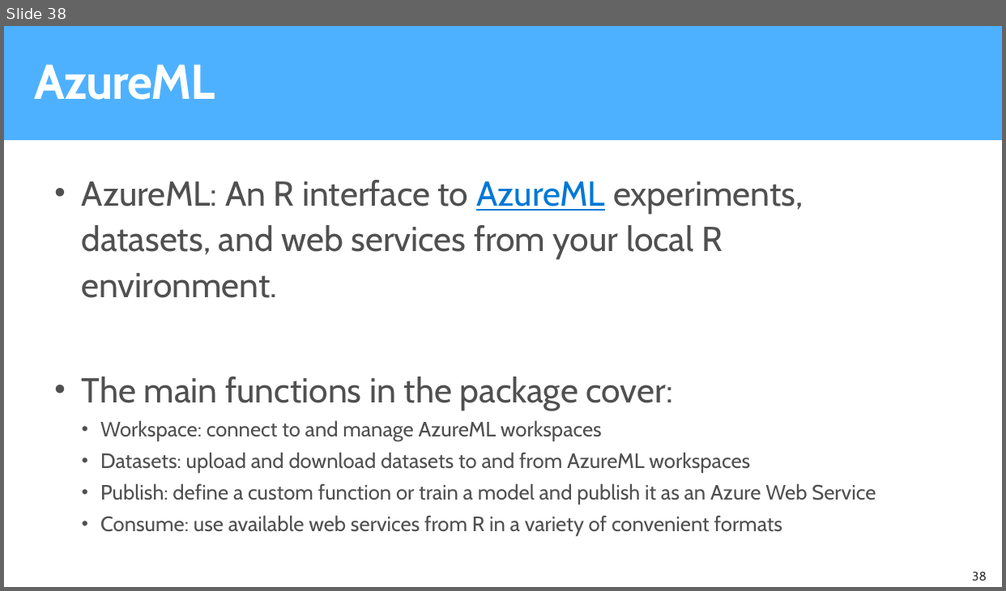
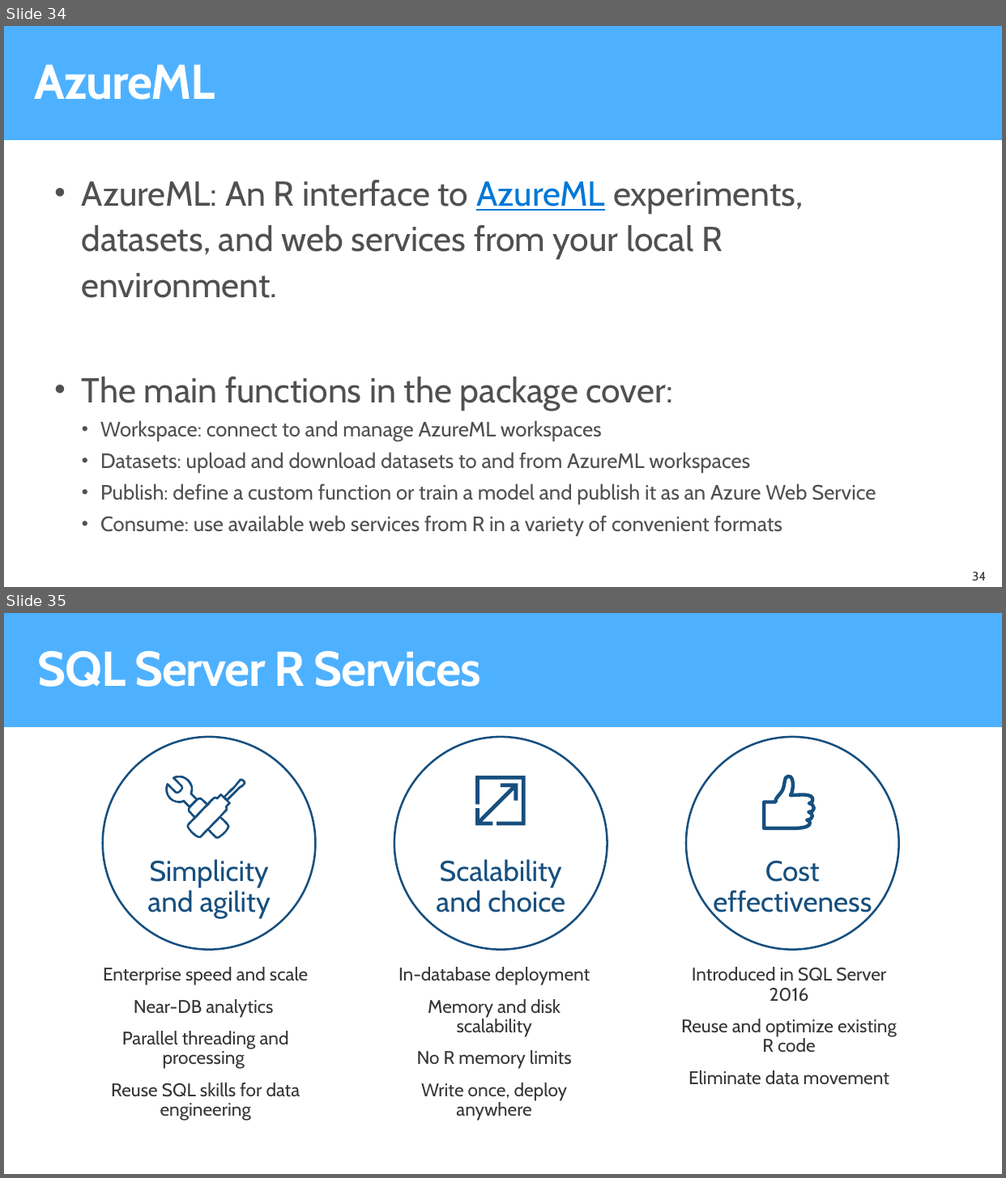
Before and after one commit to microsoft/AI-Immersion-Workshop, a slide deck: R server Tools for scaling R using Azure/docs/ToolsForScalingRUsingAzure.pptx. Shown one above the other, each under a label of ours: slide 38 before the commit, slides 34 and 35 after it. The pictures are 1006x591 and 1006x1178 pixels, drawn with LibreOffice and Linux fonts; fonts in the diff are those of the drawing; background and template pictures are left out. Boxes give left, top, right and bottom in pixels: in the first picture for what was removed or moved away, otherwise in the second. Text is boxed around its words. In the diff, an @@ line names an element or a change of style, - is before the commit and + after.

Commit message:
modified slides with more on SQL Server R Services and MRS

```diff
--- a/R server Tools for scaling R using Azure/docs/ToolsForScalingRUsingAzure.pptx
+++ b/R server Tools for scaling R using Azure/docs/ToolsForScalingRUsingAzure.pptx
@@ slide 35 added at box(4, 613, 1002, 1174), background #FFFFFF @@
@@ rectangle added at box(4, 613, 1002, 727), fill #4EB1FF @@
@@ title added at box(38, 651, 481, 687), 48 pt, text #FFFFFF, bold @@
+SQL Server R Services
@@ ellipse added at box(102, 737, 315, 950), outline #164F7E 2 pt, 28 pt, text #164F7E @@
+Simplicity
+and agility
@@ ellipse added at box(394, 737, 607, 950), outline #164F7E 2 pt, 28 pt, text #164F7E @@
+Scalability
+and choice
@@ ellipse added at box(686, 737, 899, 950), outline #164F7E 2 pt, 28 pt, text #164F7E @@
+Cost
+effectiveness
@@ freeform shape added at box(475, 776, 526, 826), fill #164F7E @@
@@ freeform shape added at box(764, 777, 814, 828), fill #FFFFFF, outline #164F7E 3.5 pt @@
@@ group added at box(165, 776, 245, 839): 5 freeform shapes @@
@@ freeform shape added at box(475, 783, 518, 826), fill #164F7E @@
@@ text added at box(103, 967, 308, 1097), 18 pt, text #353535 @@
+  Enterprise speed and scale
+  Near-DB analytics
+  Parallel threading and processing
+  Reuse SQL skills for data engineering
@@ text added at box(398, 967, 590, 1121), 18 pt, text #353535 @@
+  In-database deployment
+  Memory and disk scalability
+  No R memory limits
+  Write once, deploy anywhere
@@ text added at box(681, 967, 897, 1085), 18 pt, text #353535 @@
+  Introduced in SQL Server 2016
+  Reuse and optimize existing R code
+  Eliminate data movement
@@ what was slide 38 is now slide 34 @@
@@ page number at box(972, 572, 986, 581): text changed @@
-38
+34
```
Also in this commit, not shown: 4 slides changed, 1 other slide added, 4 slides removed.
